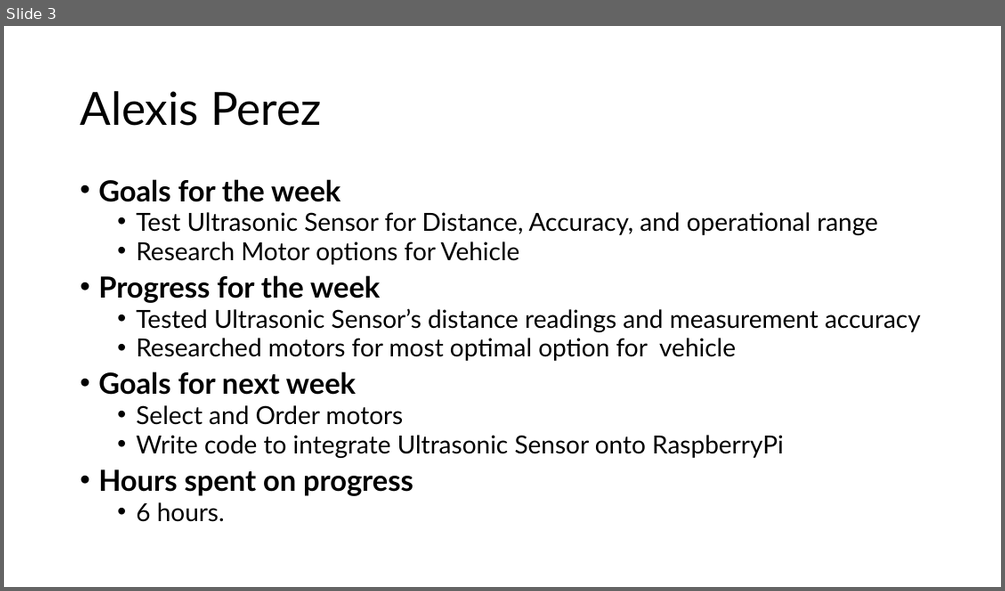
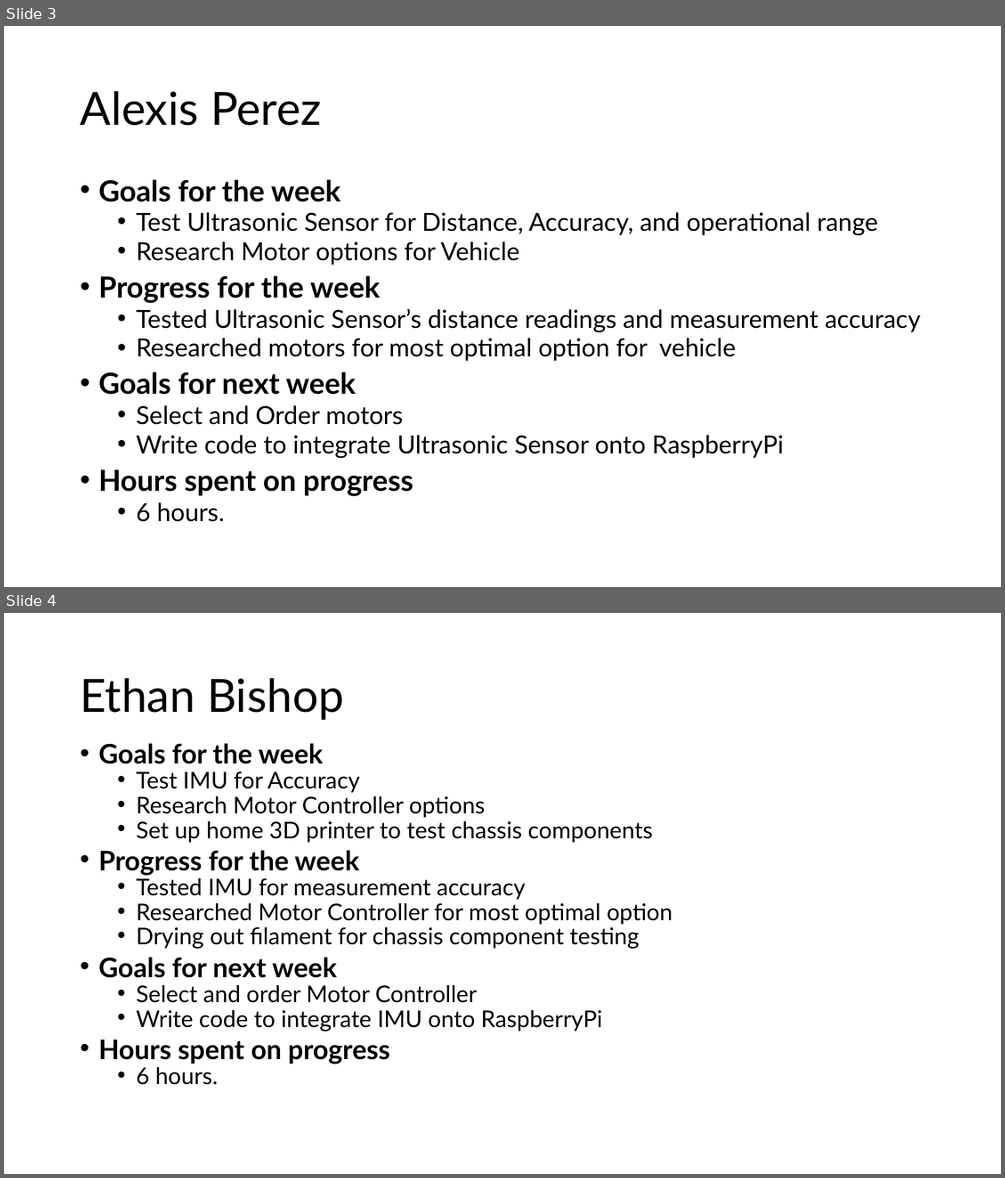
Before and after one commit to EthanWellsSr/Self-Driving-RC-Car, a slide deck: Weekly Reports/Self-Driving-RC-Car.pptx. Shown one above the other, each under a label of ours: slide 3 before the commit, slides 3 and 4 after it. The pictures are 1005x591 and 1005x1178 pixels, drawn with LibreOffice and Linux fonts; fonts in the diff are those of the drawing. Boxes give left, top, right and bottom in pixels: in the first picture for what was removed or moved away, otherwise in the second. Text is boxed around its words. In the diff, an @@ line names an element or a change of style, - is before the commit and + after.

Commit message:
Week 4 slide updates

```diff
--- a/Weekly Reports/Self-Driving-RC-Car.pptx
+++ b/Weekly Reports/Self-Driving-RC-Car.pptx
@@ slide 4 added at (4,613,1001,1174), background #FFFFFF @@
@@ title added at (80,678,344,720), 44 pt, text #000000 @@
+Ethan Bishop
@@ text added at (98,743,672,1085), 22.2 pt, text #000000 @@
+• Goals for the week
+  • Test IMU for Accuracy
+  • Research Motor Controller options
+  • Set up home 3D printer to test chassis components
+• Progress for the week
+  • Tested IMU for measurement accuracy
+  • Researched Motor Controller for most optimal option
+  • Drying out filament for chassis component testing
+• Goals for next week
+  • Select and order Motor Controller
+  • Write code to integrate IMU onto RaspberryPi
+• Hours spent on progress
+  • 6 hours.
```
Also in this commit, not shown: 1 slide changed.
